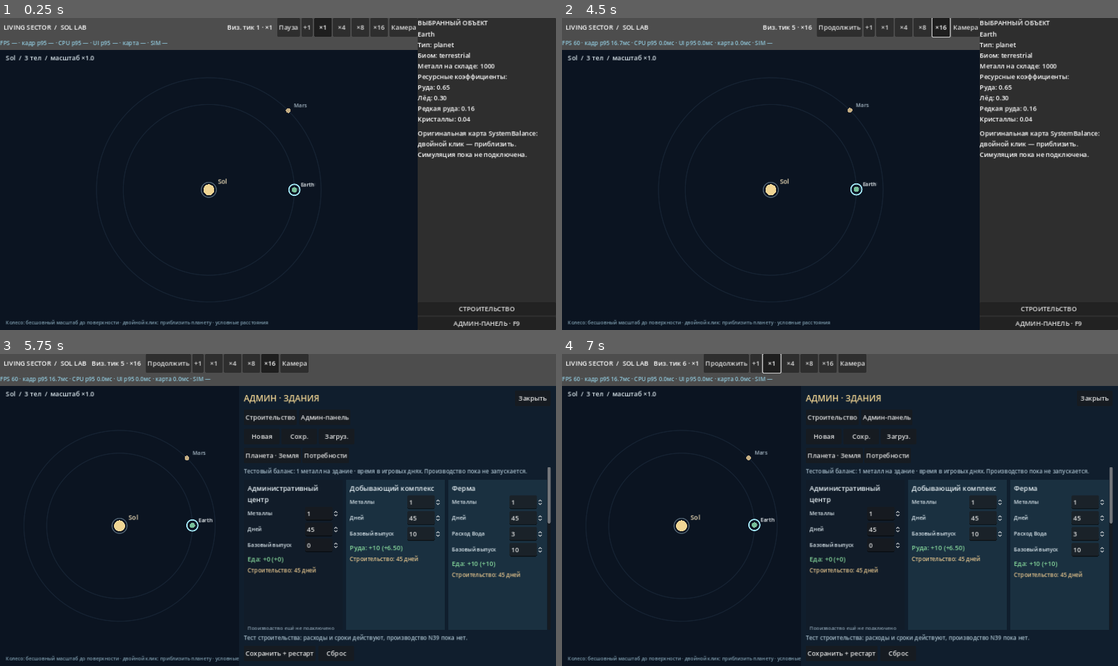
Above: before the commit, frames 1-4 (two rows, left to right).
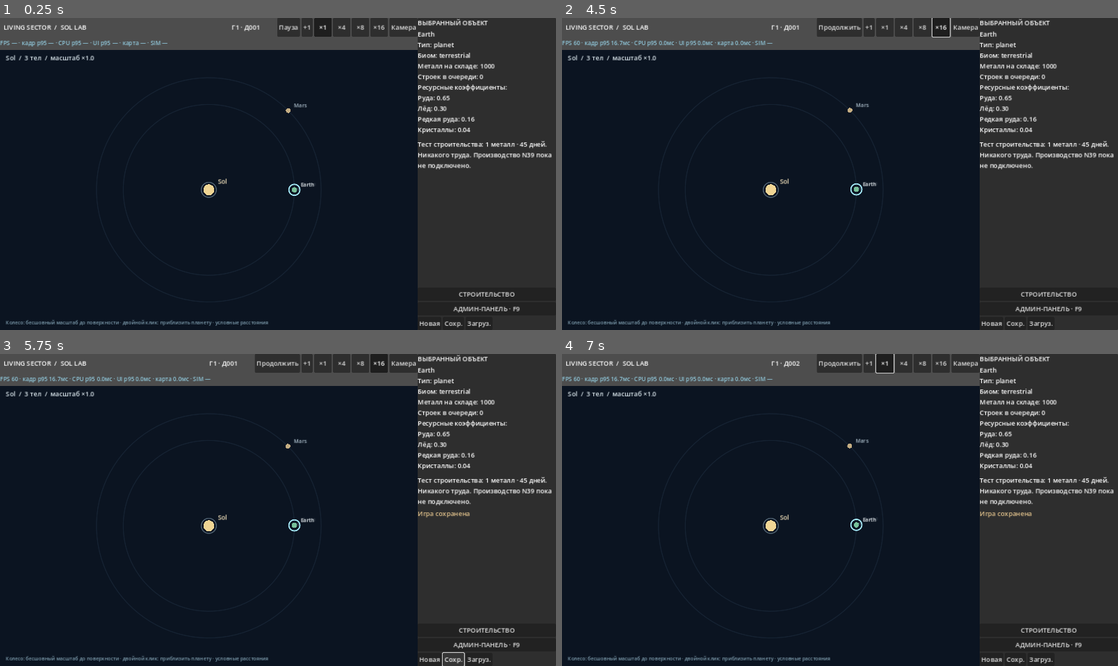
Above: after the commit, the same moments.

Repository: Mefits/Living-Sector
Game: Godot game, scene res://scenes/main.tscn
Two runs of this game, one before a commit and one after it. Both use one fixed random seed, a clock stepped at 60 frames per second and the inputs below.
Inputs (mouse positions are in pixels of both pictures, inside the frame that each line leads up to):
- Up to frame 1 (0.25 s): no input
- Up to frame 2 (4.5 s): click "Пауза" at 0.5 s; click "+1" at 1.25 s; click "×1" at 2 s; click "×4" at 2.75 s; click "×8" at 3.5 s; click "×16" at 4.25 s
- Up to frame 3 (5.75 s): click (455, 659) at 5 s, where only the run after the commit has a clickable "Сохр."
- Up to frame 4 (7 s): click "+1" at 5.75 s; click "×1" at 6.5 s

The runs differ from the first frame. In frame 1, 2.0% of the frame differs, in the area x 40-100%, y 2-100%; in frame 2, 2.0%; in frame 3, 25%, in the area x 16-100%, y 0-100%; in frame 4, 25%.

Commit message:
feat(sol-lab): drive construction sites from native clock; calendar and explicit save/load controls [skip ci]

Diff:
--- a/sol_lab/scripts/main.gd
+++ b/sol_lab/scripts/main.gd
@@ -7,15 +7,21 @@
 const BuildingBrowser = preload("res://scripts/building_browser.gd")
 const UIFrameProfiler = preload("res://scripts/ui_frame_profiler.gd")
 const NativeClock = preload("res://scripts/sim/clock.gd")
+const Calendar = preload("res://scripts/sol_calendar.gd")
+const ConstructionRuntime = preload("res://scripts/sol_construction_runtime.gd")
 const SPEED_PRESETS: Array[int] = [1, 4, 8, 16]
 const DEFAULTS = "res://data/balance_defaults.json"
 const USER_CONFIG = "user://sol_lab_balance.json"
+const USER_SAVE = "user://sol_lab_construction_save_v1.json"
 const SIDE_WIDTH = 340.0
 var world: Dictionary = {}
 var config: Dictionary = {}
 var native_time: float = 0.0
 var visual_tick_count: int = 0
 var visual_clock = NativeClock.new()
+var construction = ConstructionRuntime.new()
+var construction_ui_elapsed: float = 0.0
+var message_line: Label
 var paused: bool = false
 var speed: int = 1
 var speed_buttons: Dictionary = {}
@@ -47,12 +53,14 @@
     visual_clock.set_speed(float(speed))
     config = _load_config()
     _init_extra_settings()
+    construction.setup(world, config["buildings"])
     _build_ui()
     _make_native_map()
     _make_browser()
     resized.connect(_layout_right_side)
     _layout_right_side()
     _show_selected()
+    _update_calendar_label()
     queue_redraw()
 
 func _build_ui() -> void:
@@ -67,6 +75,8 @@
     title.size_flags_horizontal = Control.SIZE_EXPAND_FILL
     bar.add_child(title)
     time_label = Label.new()
+    time_label.custom_minimum_size = Vector2(108, 0)
+    time_label.add_theme_font_size_override("font_size", 16)
     bar.add_child(time_label)
     pause_button = _button(bar, "Пауза", _pause)
     _button(bar, "+1", _step)
@@ -79,8 +89,9 @@
         speed_button.toggle_mode = true
         speed_button.button_pressed = preset == speed
         speed_button.custom_minimum_size = Vector2(43, 30)
-        speed_button.tooltip_text = ("Визуальная скорость ×%d. " +
-            "Симуляция N158 пока не подключена.") % preset
+        speed_button.tooltip_text = ("Скорость игрового календаря ×%d; " +
+            "строительство и орбиты используют одни часы. " +
+            "Экономика N39 пока не подключена.") % preset
         speed_buttons[preset] = speed_button
     _button(bar, "Камера", _reset_camera)
     var perf_bar := HBoxContainer.new()
@@ -118,14 +129,24 @@
     details.autowrap_mode = TextServer.AUTOWRAP_WORD_SMART
     info_area.add_child(details)
     var hint := Label.new()
-    hint.text = "Оригинальная карта SystemBalance: двойной клик — приблизить.\nСимуляция пока не подключена."
+    hint.text = "Тест строительства: 1 металл · 45 дней.\n" + (
+        "Никакого труда. Производство N39 пока не подключено.")
     hint.autowrap_mode = TextServer.AUTOWRAP_WORD_SMART
     info_area.add_child(hint)
+    message_line = Label.new()
+    message_line.autowrap_mode = TextServer.AUTOWRAP_WORD_SMART
+    message_line.add_theme_color_override("font_color", Color("#e0c18b"))
+    info_area.add_child(message_line)
     var filler := Control.new()
     filler.size_flags_vertical = Control.SIZE_EXPAND_FILL
     contents.add_child(filler)
     _button(contents, "СТРОИТЕЛЬСТВО", _open_build)
     mode_button = _button(contents, "АДМИН-ПАНЕЛЬ · F9", _toggle_admin)
+    var saves := HBoxContainer.new()
+    contents.add_child(saves)
+    _button(saves, "Новая", _new_game)
+    _button(saves, "Сохр.", _save_game)
+    _button(saves, "Загруз.", _load_game)
 
 
 func _button(parent: Node, label: String, action: Callable) -> Button:
@@ -160,22 +181,33 @@
     var file := FileAccess.open(USER_CONFIG, FileAccess.WRITE)
     if file == null:
         return false
+    config["construction_balance_version"] = 2
     file.store_string(JSON.stringify(config, "  ") + "\n")
     file.close()
     return true
 
 func _apply() -> void:
-    if _save_config():
-        get_tree().reload_current_scene()
-    else:
-        push_error("Не удалось сохранить баланс")
+    # Admin balance updates affect NEW construction orders. Do not reload
+    # and destroy the current construction timeline or warehouse state.
+    if not _save_config():
+        _notice("Не удалось сохранить параметры")
+        return
+    construction.settings = config["buildings"]
+    _notice("Баланс сохранён; новые стройки используют новые значения")
 
 func _restore() -> void:
     if FileAccess.file_exists(USER_CONFIG):
-        if DirAccess.remove_absolute(ProjectSettings.globalize_path(USER_CONFIG)) != OK:
-            push_error("Не удалось сбросить баланс")
+        if DirAccess.remove_absolute(ProjectSettings.globalize_path(
+                USER_CONFIG)) != OK:
+            _notice("Не удалось сбросить баланс")
             return
-    get_tree().call_deferred("reload_current_scene")
+    config = _load_config()
+    _init_extra_settings()
+    construction.settings = config["buildings"]
+    browser.configure(world, config, selected, true)
+    browser.set_construction_state(world, construction.sites, native_time)
+    _show_selected()
+    _notice("Баланс сброшен, текущие стройки сохранены")
 
 func _toggle_admin() -> void:
     if browser.visible and browser.page.begins_with("admin"):
@@ -189,14 +221,16 @@
     pause_button.text = "Продолжить" if paused else "Пауза"
 
 func _step() -> void:
-    # A single original N158 clock step, allowed while paused.
-    # At x1 this moves 1/8 of a native time unit, NOT a whole unit.
+    # Exactly one original 8 TPS clock step, even while paused.
     if not visual_clock.request_steps(1):
         return
     var completed: int = visual_clock.consume_frame(0.0)
     visual_tick_count += completed
     native_time += float(completed) * visual_clock.tick_scale()
+    _advance_construction()
     _update_native_map()
+    _update_calendar_label()
+    _refresh_construction_ui()
 
 func _reset_camera() -> void:
     if native_view != null:
@@ -216,8 +250,11 @@
         if view_elapsed >= 0.10:
             view_elapsed = fmod(view_elapsed, 0.10)
             _update_native_map()
-    if time_label != null:
-        time_label.text = "Виз. тик %d · ×%d  " % [visual_tick_count, speed]
+    _update_calendar_label()
+    construction_ui_elapsed += delta
+    if construction_ui_elapsed >= 0.5:
+        construction_ui_elapsed = fmod(construction_ui_elapsed, 0.5)
+        _refresh_construction_ui()
     var ui_usec: int = maxi(0, Time.get_ticks_usec() - ui_started_usec)
     var process_usec: int = maxi(0, Time.get_ticks_usec() - started_usec)
     # Zero N158 and zero real sim ticks: this project renders a visual clock
@@ -237,6 +274,7 @@
             "Тип: "+str(body.get("type", "—")),
             "Биом: "+str(body.get("biome", "—")),
             "Металл на складе: %d" % Model.stock(world,selected),
+            "Строек в очереди: %d" % _pending_on(selected),
             "Ресурсные коэффициенты:"
         ]
         var coeff: Dictionary = config.get("planets",{}).get(selected,{})
@@ -259,6 +297,7 @@
     var parsed: Variant = JSON.parse_string(FileAccess.get_file_as_string(USER_CONFIG))
     if not (parsed is Dictionary):
         return
+    var balance_version: int = int(parsed.get("construction_balance_version", 0))
     for group in ["buildings","planets"]:
         var saved: Variant = parsed.get(group,null)
         if not (saved is Dictionary):
@@ -269,6 +308,11 @@
                 continue
             var defaults: Dictionary = target[id]
             for key in defaults.keys():
+                # Pre-calendar saves contain old 600 metal/150 labor values.
+                # Never let them silently override the new one-metal test.
+                if group == "buildings" and balance_version < 2 and (
+                        key in ["metals", "days"]):
+                    continue
                 var n: Variant = saved[id].get(key,null)
                 if (n is float or n is int) and is_finite(float(n)) and (
                         float(n) >= 0.0) and float(n) <= 100000.0:
@@ -284,6 +328,11 @@
     browser.reset_requested.connect(_restore)
     browser.values_changed.connect(_show_selected)
     browser.close_requested.connect(_close_browser)
+    browser.build_requested.connect(_order_build)
+    browser.save_game_requested.connect(_save_game)
+    browser.load_game_requested.connect(_load_game)
+    browser.new_game_requested.connect(_new_game)
+    browser.set_construction_state(world, construction.sites, native_time)
     browser.hide()
 
 func _open_build() -> void:
@@ -291,6 +340,7 @@
 
 func _open_browser(admin: bool) -> void:
     browser.configure(world, config, selected, admin)
+    browser.set_construction_state(world, construction.sites, native_time)
     sidebar.hide()
     _layout_right_side()
 
@@ -392,19 +442,17 @@
         var button: Button = speed_buttons[preset]
         if is_instance_valid(button):
             button.button_pressed = int(preset) == speed
-    if time_label != null:
-        time_label.text = "Виз. тик %d · ×%d  " % [visual_tick_count, speed]
+    _update_calendar_label()
 
 func _advance_visual_clock(delta: float) -> void:
     if paused:
         return
-    # Exact original clock: 8 ticks/s at any speed, with native time
-    # per tick = world_speed / 8. No extra 20x UI-side multiplier.
     var completed: int = visual_clock.consume_frame(delta)
     if completed <= 0:
         return
     visual_tick_count += completed
     native_time += float(completed) * visual_clock.tick_scale()
+    _advance_construction()
 
 func _update_performance_label() -> void:
     if perf_label == null:
@@ -443,3 +491,103 @@
         float(draw.get("max_usec", 0)) / 1000.0,
         int(draw.get("calls", 0)),
         int(perf.get("frame_over_16_7ms_window", 0))]
+func _pending_on(body_id: String) -> int:
+    var count: int = 0
+    for site in construction.sites:
+        if str(site.get("body", "")) == body_id:
+            count += 1
+    return count
+
+func _update_calendar_label() -> void:
+    if time_label == null:
+        return
+    var whole_days: int = int(floor(Calendar.native_to_days(native_time)))
+    time_label.text = "Г%d · Д%03d" % [
+        whole_days / Calendar.DAYS_PER_YEAR + 1,
+        whole_days % Calendar.DAYS_PER_YEAR + 1]
+    time_label.tooltip_text = (
+        Calendar.calendar_text(native_time) +
+        "\nЗемля: 700 игровых единиц = 365 дней = 1 оборот.\n" +
+        "×1/×4/×8/×16 ускоряют и строительство, и орбиты.")
+
+func _advance_construction() -> void:
+    var finished: Array = construction.advance_to(native_time)
+    if finished.is_empty():
+        return
+    _update_native_map()
+    _show_selected()
+    if browser.visible and browser.page == "build":
+        browser.configure(world, config, selected, false)
+    _refresh_construction_ui()
+    _notice("Завершено: " + ", ".join(finished))
+
+func _refresh_construction_ui() -> void:
+    if browser == null:
+        return
+    browser.set_construction_state(world, construction.sites, native_time)
+
+func _order_build(body: String, building_id: String) -> void:
+    var result: Dictionary = construction.order(body, building_id)
+    if bool(result.get("ok", false)):
+        _update_native_map()
+        _show_selected()
+        _refresh_construction_ui()
+    if browser != null:
+        browser.show_order_result(result)
+    _notice(("Заказ принят" if bool(result.get("ok", false))
+        else str(result.get("reason", "Заказ отклонён"))))
+
+func _notice(message: String) -> void:
+    if message_line != null:
+        message_line.text = message
+    if browser != null and browser.visible:
+        browser.feedback.text = message
+
+func _new_game() -> void:
+    # No implicit loading of old checkpoints on F5.
+    get_tree().call_deferred("reload_current_scene")
+
+func _save_game() -> void:
+    var snapshot: Dictionary = construction.snapshot()
+    snapshot["visual_tick_count"] = visual_tick_count
+    snapshot["speed"] = speed
+    var target: String = ProjectSettings.globalize_path(USER_SAVE)
+    var temp: String = target + ".tmp"
+    var file := FileAccess.open(temp, FileAccess.WRITE)
+    if file == null:
+        _notice("Ошибка сохранения игры")
+        return
+    file.store_string(JSON.stringify(snapshot, "  ") + "\n")
+    file.close()
+    var result: Error = DirAccess.rename_absolute(temp, target)
+    if result == OK:
+        _notice("Игра сохранена")
+    else:
+        _notice("Ошибка замены сохранения; прежний файл не изменён")
+
+func _load_game() -> void:
+    if not FileAccess.file_exists(USER_SAVE):
+        _notice("Сохранения пока нет")
+        return
+    var value: Variant = JSON.parse_string(FileAccess.get_file_as_string(
+        USER_SAVE))
+    if not (value is Dictionary):
+        _notice("Сохранение повреждено")
+        return
+    if not construction.restore(value):
+        _notice("Сохранение несовместимо или повреждено")
+        return
+    native_time = construction.now_native
+    visual_tick_count = int(value.get("visual_tick_count", 0))
+    visual_clock.reset()
+    paused = false
+    pause_button.text = "Пауза"
+    var loaded_speed: int = int(value.get("speed", 1))
+    _set_speed(loaded_speed if SPEED_PRESETS.has(loaded_speed) else 1)
+    _update_native_map()
+    if browser != null and browser.visible:
+        browser.configure(world, config, selected,
+            browser.page.begins_with("admin"))
+    _refresh_construction_ui()
+    _show_selected()
+    _notice("Игра загружена: " + Calendar.calendar_text(native_time))
